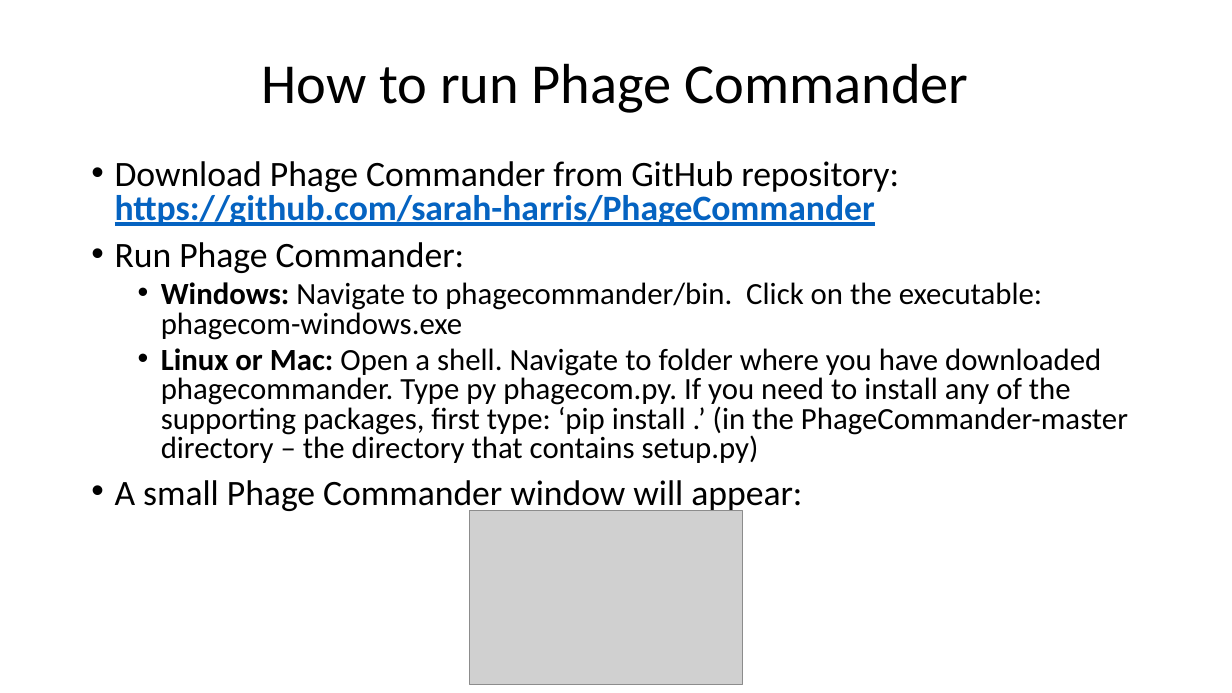
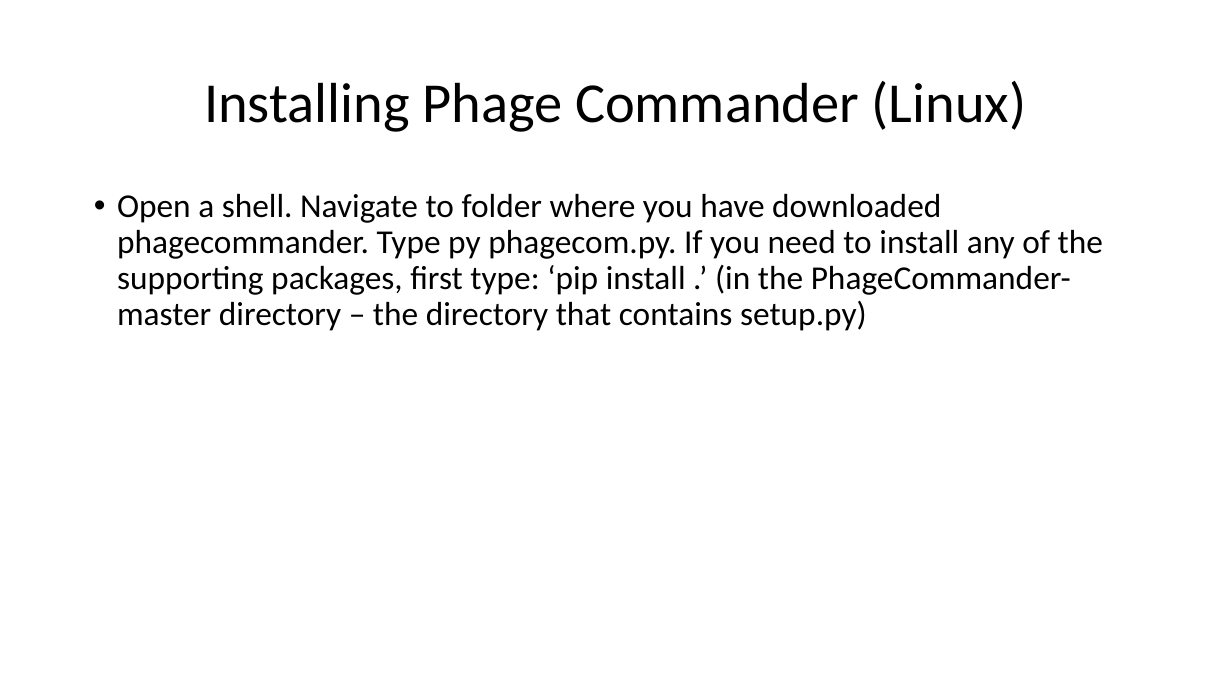
Before and after one commit to sarah-harris/PhageCommander, a slide deck: slide 4 of Phage Commander User Guide.pptx (slide 2 before the commit). Drawn at 1232x693 pixels with LibreOffice and Linux fonts; fonts in the diff are those of the drawing; grey boxes stand for pictures. Boxes give left, top, right and bottom in pixels: in the first picture for what was removed or moved away, otherwise in the second. Text is boxed around its words. In the diff, an @@ line names an element or a change of style, - is before the commit and + after.

Commit message:
Updated interface, executables, and instructions

```diff
--- a/Phage Commander User Guide.pptx
+++ b/Phage Commander User Guide.pptx
@@ title at (204, 81, 1027, 132): text changed @@
-How to run Phage Commander
+Installing Phage Commander (Linux)
@@ text at (117, 194, 1103, 331): text changed; size 24.1 to 26 pt @@
-• Download Phage Commander from GitHub repository: https://github.com/sarah-harris/PhageCommander
-• Run Phage Commander:
-  • Windows: Navigate to phagecommander/bin. Click on the executable: phagecom-windows.exe
-  • Linux or Mac: Open a shell. Navigate to folder where you have downloaded phagecommander. Type py phagecom.py. If you need to install any of the supporting packages, first type: ‘pip install .’ (in the PhageCommander-master directory – the directory that contains setup.py)
-• A small Phage Commander window will appear:
+• Open a shell. Navigate to folder where you have downloaded phagecommander. Type py phagecom.py. If you need to install any of the supporting packages, first type: ‘pip install .’ (in the PhageCommander-master directory – the directory that contains setup.py)
@@ picture removed at (470, 511, 743, 685) @@
```
Also in this commit, not shown: 8 other slides changed, 6 slides added, 39 other files.
